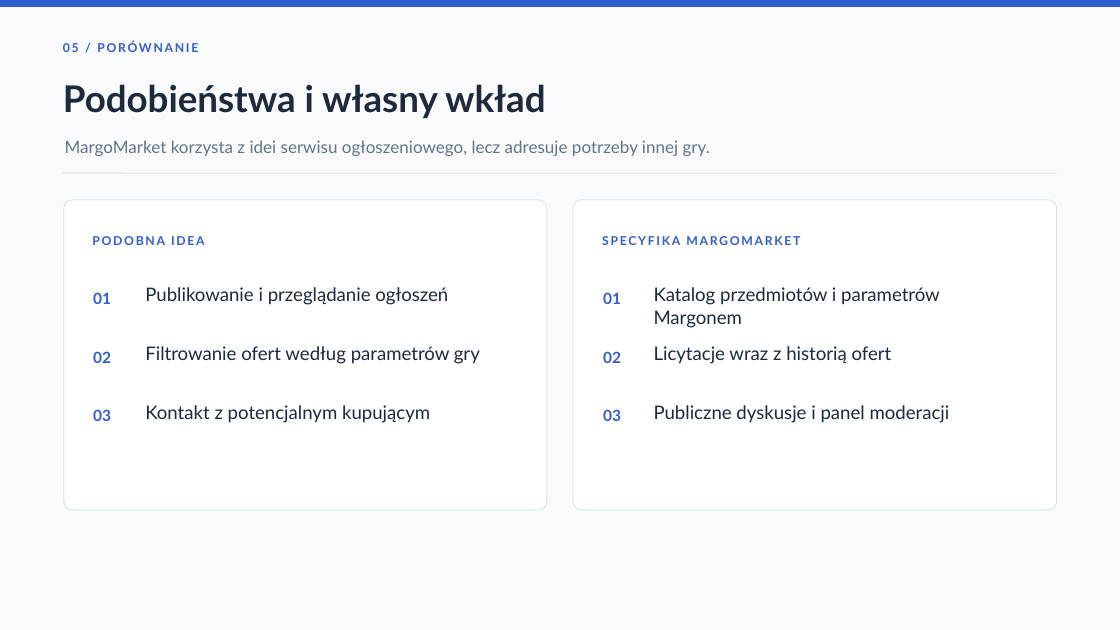
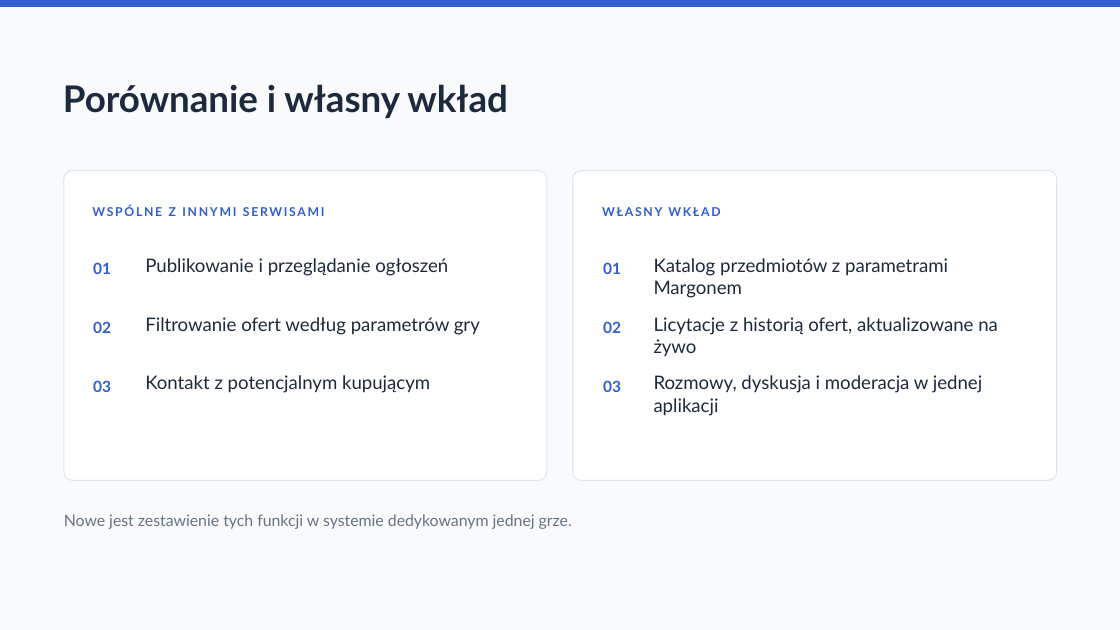
Before and after one commit to persi05/MargoMarket2, a slide deck: slide 6 of MargoMarket_FINAL_2026.pptx. Drawn at 1120x630 pixels with LibreOffice and Linux fonts; fonts in the diff are those of the drawing. Boxes give left, top, right and bottom in pixels: in the first picture for what was removed or moved away, otherwise in the second. Text is boxed around its words. In the diff, an @@ line names an element or a change of style, - is before the commit and + after.

```diff
--- a/MargoMarket_FINAL_2026.pptx
+++ b/MargoMarket_FINAL_2026.pptx
@@ text removed at [63,41,198,52] @@
-05 / PORÓWNANIE
@@ text at [63,84,508,118]: text changed @@
-Podobieństwa i własny wkład
+Porównanie i własny wkład
@@ text removed at [65,140,710,156] @@
-MargoMarket korzysta z idei serwisu ogłoszeniowego, lecz adresuje potrzeby innej gry.
@@ line removed from (63, 173) to (1057, 173) @@
@@ 9 texts, 2 rounded rectangles: place and size @@
-9 texts, 2 rounded rectangles at [64,200,1057,510]
+9 texts, 2 rounded rectangles at [64,171,1057,481]
@@ text at [92,205,325,216]: text changed @@
-PODOBNA IDEA
+WSPÓLNE Z INNYMI SERWISAMI
@@ text at [602,207,720,216]: text changed @@
-SPECYFIKA MARGOMARKET
+WŁASNY WKŁAD
@@ text at [654,258,948,298]: text changed @@
-Katalog przedmiotów i parametrów Margonem
+Katalog przedmiotów z parametrami Margonem
@@ text at [654,317,998,356]: text changed @@
-Licytacje wraz z historią ofert
+Licytacje z historią ofert, aktualizowane na żywo
@@ text at [654,375,982,416]: text changed @@
-Publiczne dyskusje i panel moderacji
+Rozmowy, dyskusja i moderacja w jednej aplikacji
@@ text added at [64,514,572,529], 13.6 pt, text #65738A @@
+Nowe jest zestawienie tych funkcji w systemie dedykowanym jednej grze.
```
Also in this commit, not shown: 9 other slides changed, 8 slides added, 9 slides removed, 1 other file.
